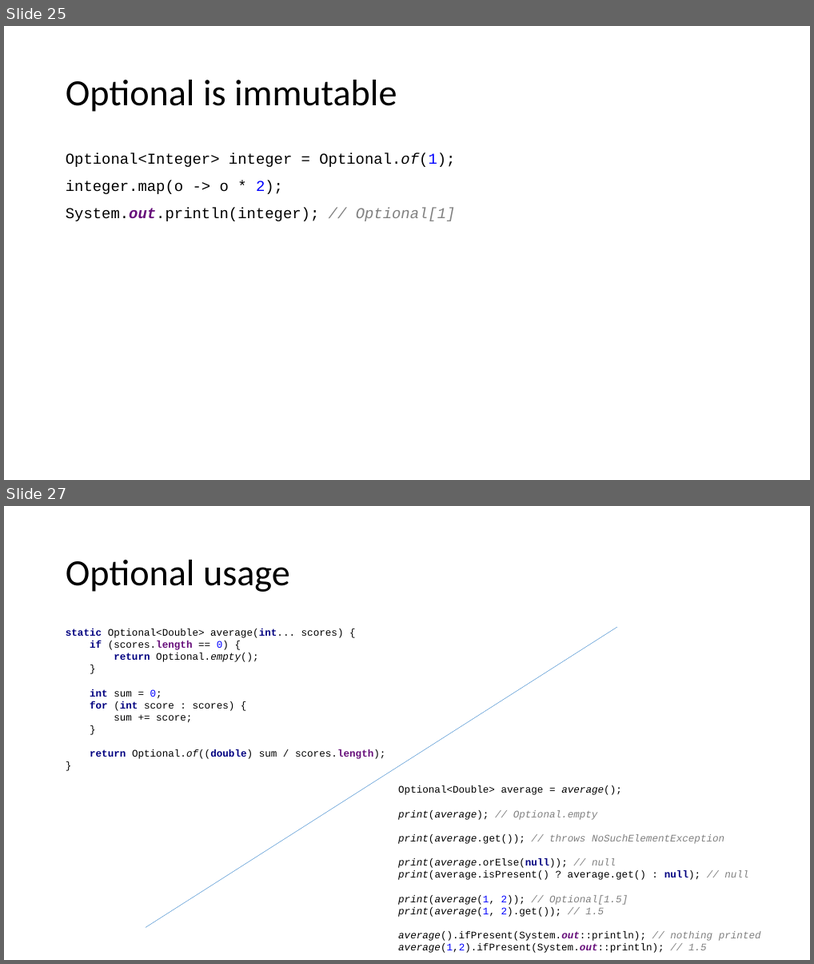
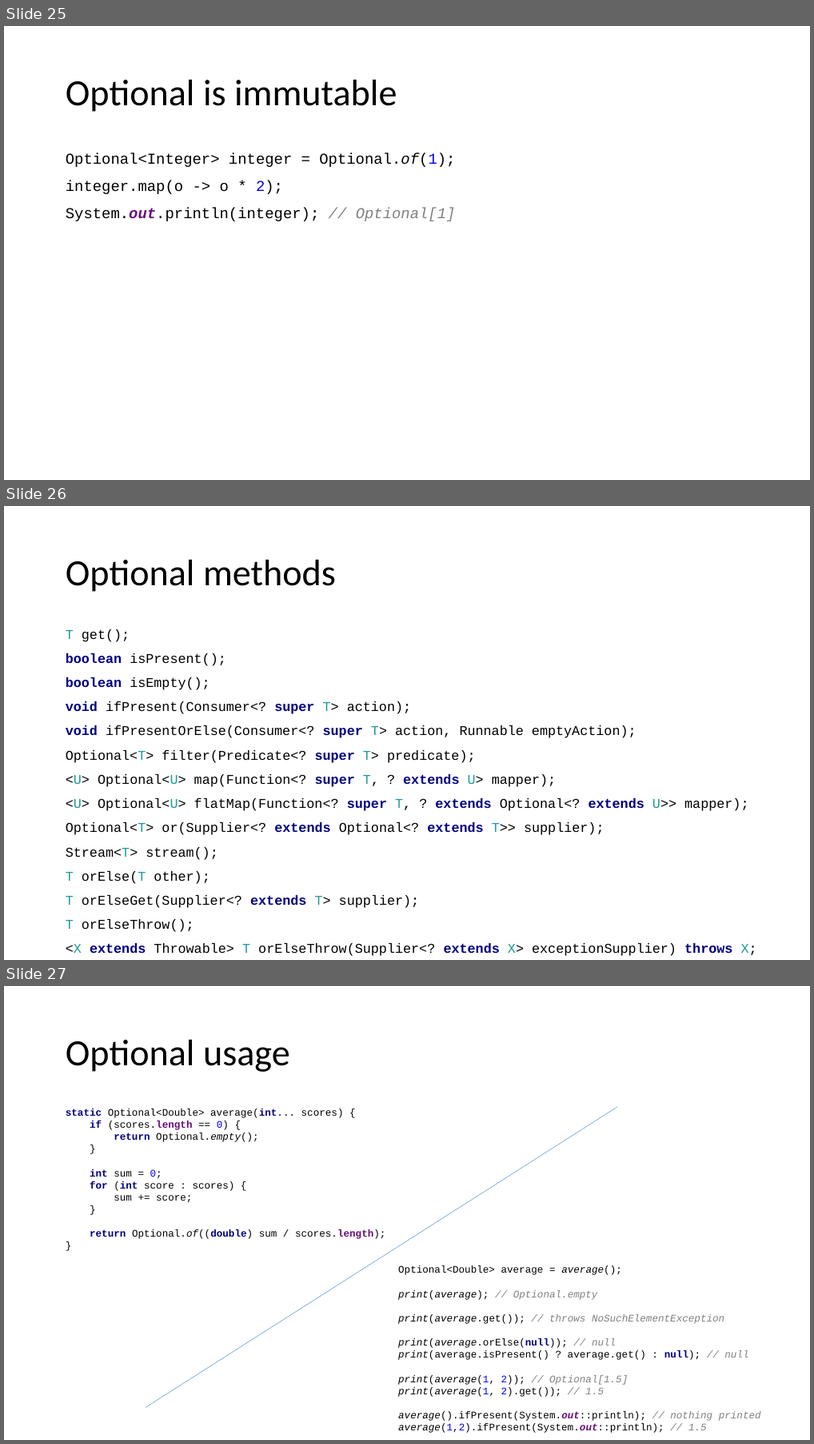
Before and after one commit to brahinets/GeekHub-J4W-8, a slide deck: Lectures/Lesson 02 - Built-In Classes.pptx. Shown one above the other, each under a label of ours: slides 25 and 27 before the commit, slides 25, 26 and 27 after it; the slides between them are not shown. The pictures are 814x964 and 814x1444 pixels, drawn with LibreOffice and Linux fonts; fonts in the diff are those of the drawing. Boxes give left, top, right and bottom in pixels: in the first picture for what was removed or moved away, otherwise in the second. Text is boxed around its words. In the diff, an @@ line names an element or a change of style, - is before the commit and + after.

Commit message:
L02 Add missed Optional class methods

```diff
--- a/Lectures/Lesson 02 - Built-In Classes.pptx
+++ b/Lectures/Lesson 02 - Built-In Classes.pptx
@@ slide 26 added at (4, 506, 810, 960), background #FFFFFF @@
@@ title added at (66, 560, 336, 592), 44 pt, text #000000 @@
+Optional methods
@@ text added at (66, 629, 758, 956), 16 pt, text #000000 @@
+T get();
+boolean isPresent();
+boolean isEmpty();
+void ifPresent(Consumer<? super T> action);
+void ifPresentOrElse(Consumer<? super T> action, Runnable emptyAction);
+Optional<T> filter(Predicate<? super T> predicate);
+<U> Optional<U> map(Function<? super T, ? extends U> mapper);
+<U> Optional<U> flatMap(Function<? super T, ? extends Optional<? extends U>> mapper);
+Optional<T> or(Supplier<? extends Optional<? extends T>> supplier);
+Stream<T> stream();
+T orElse(T other);
+T orElseGet(Supplier<? extends T> supplier);
+T orElseThrow();
+<X extends Throwable> T orElseThrow(Supplier<? extends X> exceptionSupplier) throws X;
```
Also in this commit, not shown: 1 slide changed, 1 slide removed.
